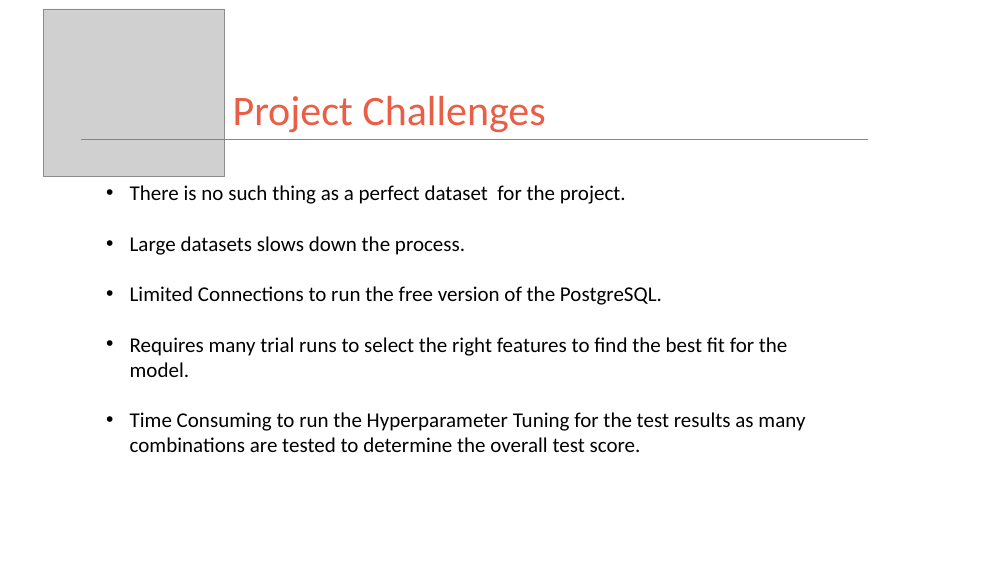
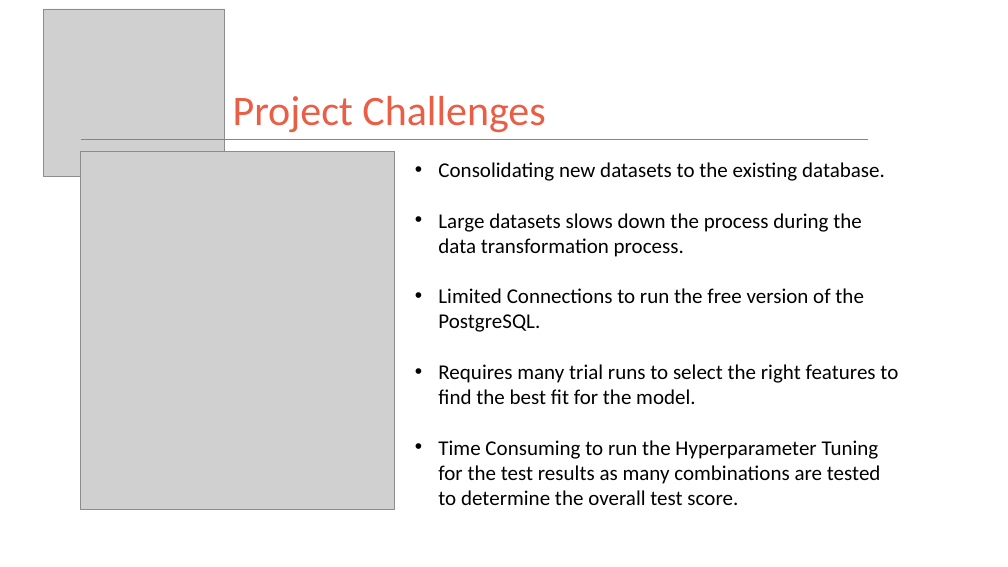
Before and after one commit to kman4/AirbnbPredictions, a slide deck: slide 5 of Airbnb Price Predictions (Model).pptx. Drawn at 1008x567 pixels with LibreOffice and Linux fonts; fonts in the diff are those of the drawing; grey boxes stand for pictures. Boxes give left, top, right and bottom in pixels: in the first picture for what was removed or moved away, otherwise in the second. Text is boxed around its words. In the diff, an @@ line names an element or a change of style, - is before the commit and + after.

Commit message:
add image & update powerpoint

```diff
--- a/Airbnb Price Predictions (Model).pptx
+++ b/Airbnb Price Predictions (Model).pptx
@@ picture added at [81, 152, 395, 510] @@
@@ text "Consolidating new datasets to the ...": place and size @@
-text "Consolidating new datasets to the ..." at [130, 185, 805, 452]
+text "Consolidating new datasets to the ..." at [438, 162, 898, 505]
@@ text at [438, 162, 885, 257]: text changed @@
-• There is no such thing as a perfect dataset for the project.
-• Large datasets slows down the process.
+• Consolidating new datasets to the existing database.
+• Large datasets slows down the process during the data transformation process.
```
Also in this commit, not shown: 2 other slides changed, 1 slide removed, 2 other files.
